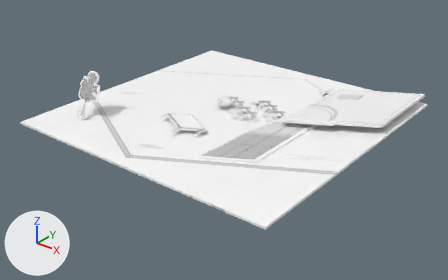
One commit to the glTF model others/4.gltf: the scene before it, then after it.
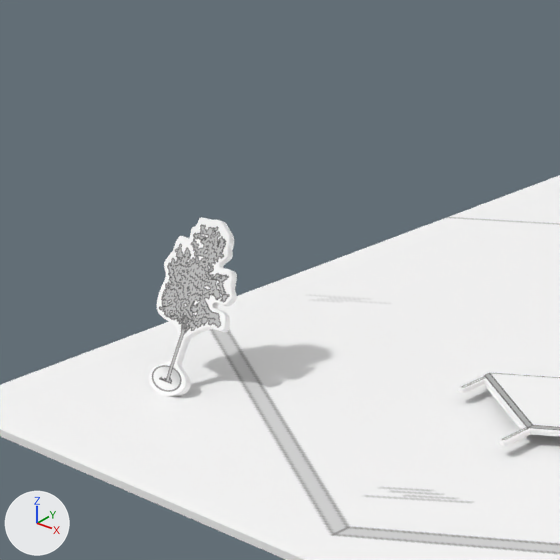
The first picture shows the older version from a camera (50 mm lens) standing at (0.546, -0.699, 0.368) and looking at (0.011, -0.031, -0.046). The close-ups show both versions on the part from 8% to 42% of the width and 4% to 59% of the height of that picture; other places that the commit changed are outside them. The axes (+X, +Y, +Z) are drawn at lower left. The lights are the same throughout. Both versions are drawn at frame 50 of the action 'Curve.002Action'; the numbers are the values there.

Objects in the first close-up: 'Curve.001', '平面', '树2.001'.
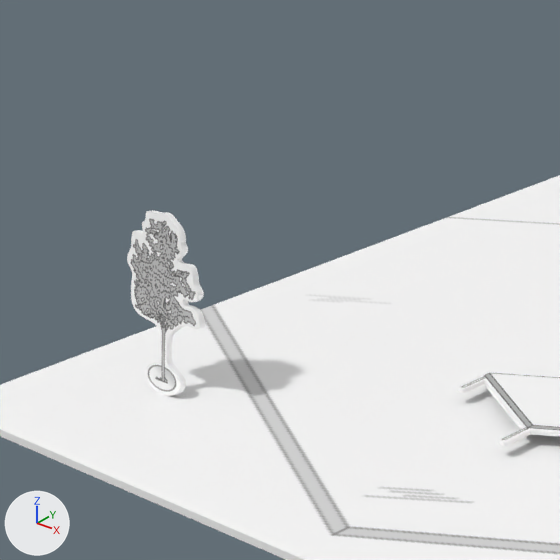
What changed in the scene script:
```text
Change ob_树2_001:
    ob_树2_001.rotation_euler: (1.018, 0.0, 0.0) -> (1.407, 0.0, 0.0)  # degrees (58, 0, 0) -> degrees (81, 0, 0)
```

Boxes [x1, y1, x2, y2] around the edits, measured in the close-ups (560 x 560 px):
'树2.001', turned: before [149, 217, 237, 396]; after [127, 210, 205, 396]
